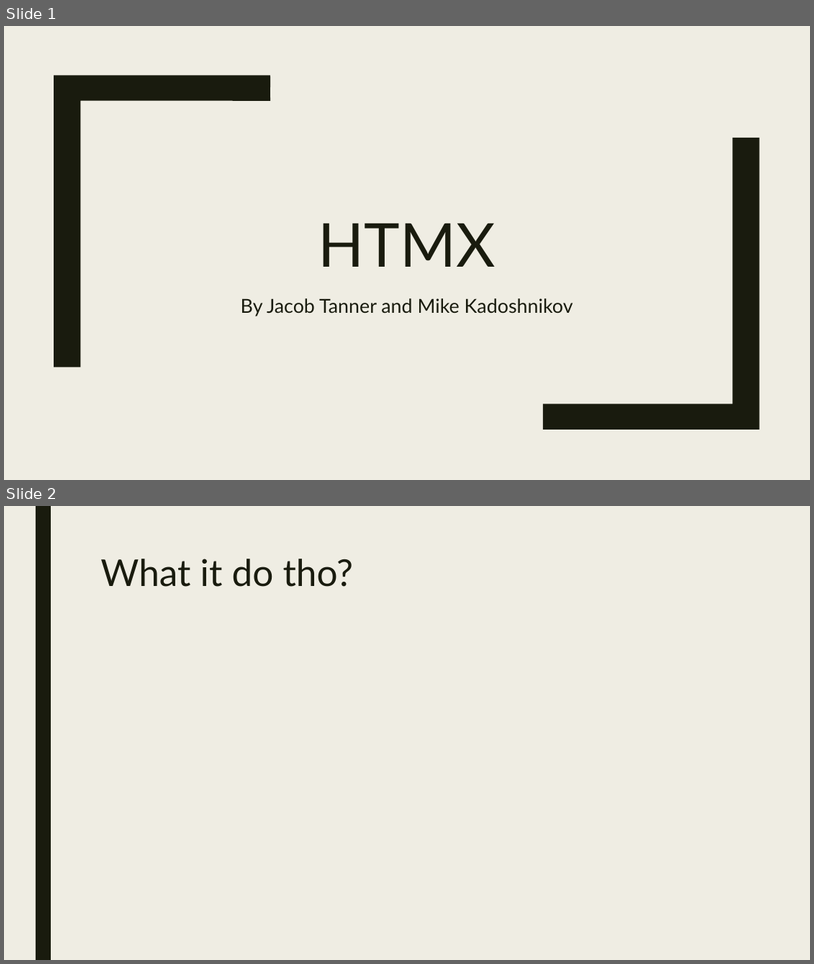
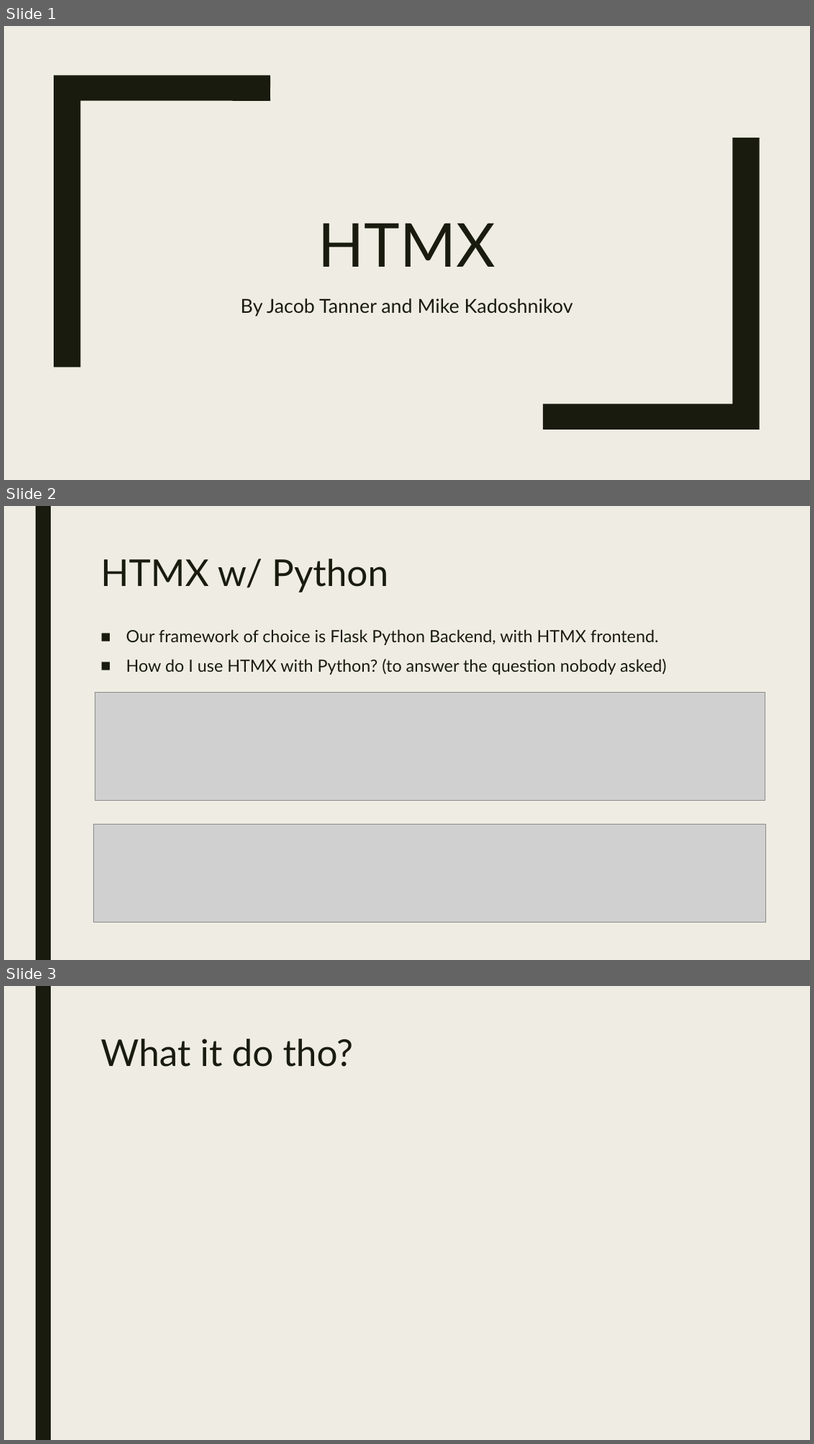
Before and after one commit to jtann5/HTMX, a slide deck: Presentation/HTMX.pptx. Shown one above the other, each under a label of ours: slides 1 and 2 before the commit, slides 1, 2 and 3 after it. The pictures are 814x964 and 814x1444 pixels, drawn with LibreOffice and Linux fonts; fonts in the diff are those of the drawing; grey boxes stand for pictures. Boxes give left, top, right and bottom in pixels: in the first picture for what was removed or moved away, otherwise in the second. Text is boxed around its words. In the diff, an @@ line names an element or a change of style, - is before the commit and + after.

Commit message:
Oops forgot to push it
removed the slideshow stuff that was broken, also added stuff to the presentation

```diff
--- a/Presentation/HTMX.pptx
+++ b/Presentation/HTMX.pptx
@@ slide 2 added at [4,506,810,960], background #EFEDE3; not listed: 1 template element that a slide beside it also shows @@
@@ title added at [100,559,388,592], 44 pt, text #191B0E @@
+HTMX w/ Python
@@ text added at [126,629,667,674], 20 pt, text #191B0E @@
+■ Our framework of choice is Flask Python Backend, with HTMX frontend.
+■ How do I use HTMX with Python? (to answer the question nobody asked)
@@ picture added at [95,692,766,800] @@
@@ picture added at [94,824,767,921] @@
@@ what was slide 2 is now slide 3 @@
```
Also in this commit, not shown: 3 other files.
